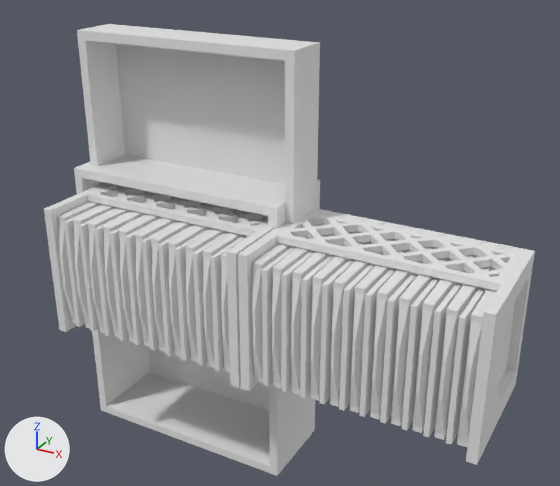
The glTF model apps/landing/public/models/custom-msh.stack-up.1.glb as it was, and as the next commit left it.
The view is the same before and after, from a camera (50 mm lens) standing at (121.8, -142.2, 92.4) and looking at (48.5, -9.0, 25.8). The lights are fixed; the arrows at lower left show +X, +Y and +Z. The first picture is the older version. Where no turn or scale is listed for an object, it has been applied to the vertices. Vertices at exactly the same position are counted once.
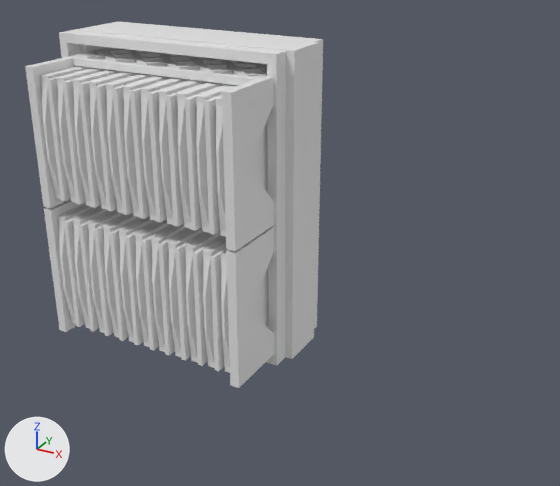
Where the newer file only moved an object's origin or applied its transform, the numbers keep the older frame.

Location of each change, (x1, y1, x2, y2) in pixels of the pictures (560 x 486 px; the box of a moved part takes in the faces that stretch with it):
'Mesh_0', reshaped (39% narrower, 19% shorter): before (44, 24, 535, 476); after (25, 22, 323, 388)
part 1 of me_mesh_0, moved or reshaped: before (109, 214, 149, 341); after (47, 68, 91, 201)
part 2 of me_mesh_0, moved or reshaped: before (141, 221, 180, 351); after (62, 70, 106, 205)
part 3 of me_mesh_0, moved or reshaped: before (262, 224, 324, 387); after (79, 72, 122, 208)
part 4 of me_mesh_0, moved or reshaped: before (281, 234, 335, 392); after (109, 217, 142, 341)
part 5 of me_mesh_0, moved or reshaped: before (300, 232, 362, 398); after (95, 74, 138, 211)
part 6 of me_mesh_0, moved or reshaped: before (319, 242, 373, 404); after (112, 75, 157, 215)
part 7 of me_mesh_0, moved or reshaped: before (339, 239, 398, 411); after (141, 224, 174, 351)
part 8 of me_mesh_0, moved or reshaped: before (359, 250, 412, 417); after (130, 78, 172, 219)
part 9 of me_mesh_0, moved or reshaped: before (380, 247, 438, 424); after (148, 80, 190, 223)
part 10 of me_mesh_0, moved or reshaped: before (402, 259, 453, 431); after (166, 82, 208, 227)
part 11 of me_mesh_0, moved or reshaped: before (423, 256, 479, 438); after (185, 84, 227, 231)
part 12 of me_mesh_0, moved or reshaped: before (446, 268, 495, 444); after (204, 95, 222, 235)
part 13 of me_mesh_0, rebuilt (7% wider, 7% taller): before (74, 155, 320, 476); after (59, 22, 323, 365)
part 14 of me_mesh_0, added: after (25, 47, 274, 251)
part 15 of me_mesh_0, deleted: before (238, 208, 535, 465)
part 16 of me_mesh_0, moved or reshaped (mostly hidden): before (44, 58, 320, 371); after (44, 59, 320, 371)

Edits to the bpy script that builds the scene:
```text
Change me_mesh_0:
    used by ob_mesh_0; location = (48.8, -12.6, 18.3)
    remove me_mesh_0.from_pydata(...)  # 9252 vertices, 19032 faces; spans x -50.7..50.7, y -17.7..17.7, z -48.8..48.8
    add me_mesh_0.from_pydata(...)  # 9254 vertices, 19036 faces; spans x -50.7..4.4, y -17.7..17.7, z -18.5..48.8
    me_mesh_0 part 1: the loose piece of 8 vertices spanning x -29.0..-28.0, y -17.3..8.1, z -13.6..11.8 is moved by (-12.4, 0.0, 30.3)
    me_mesh_0 part 2: the loose piece of 8 vertices spanning x -20.6..-19.7, y -17.3..8.1, z -13.6..11.8 is moved by (-16.6, 0.0, 30.3)
    me_mesh_0 part 3: the loose piece of 8 vertices spanning x 7.4..8.3, y -17.3..8.1, z -13.6..11.8 is moved by (-40.5, 0.0, 30.3)
    me_mesh_0 part 4: the loose piece of 8 vertices spanning x 11.5..12.5, y -17.3..8.1, z -13.6..11.8 is moved by (-40.4, 0.0, 0.0)
    me_mesh_0 part 5: the loose piece of 8 vertices spanning x 15.7..16.7, y -17.3..8.1, z -13.6..11.8 is moved by (-44.6, 0.0, 30.3)
    me_mesh_0 part 6: the loose piece of 8 vertices spanning x 19.8..20.8, y -17.3..8.1, z -13.6..11.8 is moved by (-44.6, 0.0, 30.3)
    me_mesh_0 part 7: the loose piece of 8 vertices spanning x 23.9..25.0, y -17.3..8.1, z -13.6..11.8 is moved by (-44.6, 0.0, 0.0)
    me_mesh_0 part 8: the loose piece of 8 vertices spanning x 28.1..29.1, y -17.3..8.1, z -13.6..11.8 is moved by (-48.8, 0.0, 30.3)
    me_mesh_0 part 9: the loose piece of 8 vertices spanning x 32.2..33.2, y -17.3..8.1, z -13.6..11.8 is moved by (-48.7, 0.0, 30.3)
    me_mesh_0 part 10: the loose piece of 8 vertices spanning x 36.4..37.4, y -17.3..8.1, z -13.6..11.8 is moved by (-48.8, 0.0, 30.3)
    me_mesh_0 part 11: the loose piece of 8 vertices spanning x 40.6..41.5, y -17.3..8.1, z -13.6..11.8 is moved by (-48.8, 0.0, 30.3)
    me_mesh_0 part 12: the loose piece of 8 vertices spanning x 44.7..45.7, y -17.3..8.1, z -13.6..11.8 is moved by (-48.7, 0.0, 30.3)
    me_mesh_0 part 13: the loose piece of 64 vertices spanning x -50.7..2.6, y -3.1..17.7, z -48.8..18.3 is rebuilt with 62 vertices and now spans x -50.7..2.6, y -3.1..17.7, z -18.5..48.6
    me_mesh_0 part 14: a new loose piece of 4484 vertices spanning x -46.3..1.9, y -17.7..10.6, z 14.3..44.4
    me_mesh_0 part 15: the loose piece of 4482 vertices spanning x 2.4..50.7, y -17.7..10.6, z -15.9..14.1 is deleted
    me_mesh_0 part 16: 33 vertices moved within x -37.2..-2.5, y 8.4..10.4, z -15.9..14.0; 1073 vertices removed from x -48.7..4.3, y -17.7..12.6, z -18.2..48.7; 1075 vertices added at x -48.7..4.3, y -17.7..12.6, z -18.2..48.7
```
